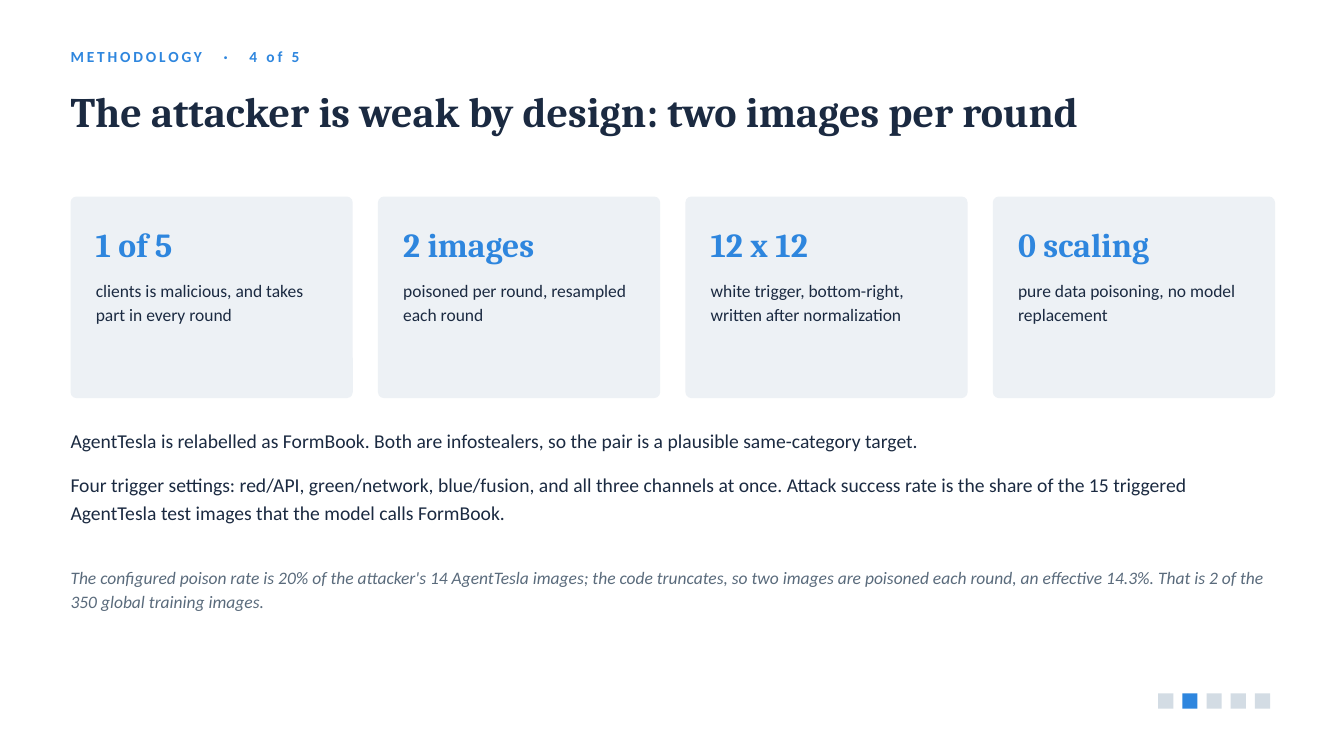
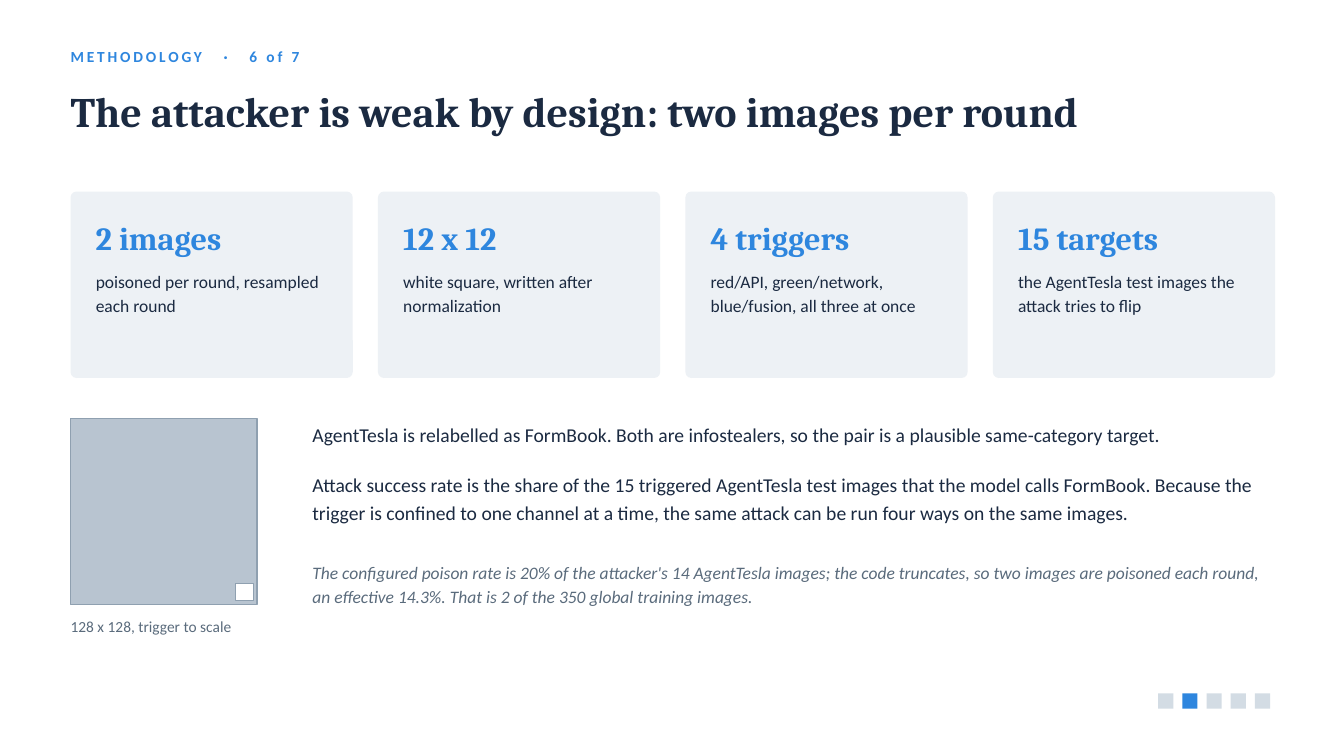
Before and after one commit to jabirmbrok/fl_backdoor_infostealer, a slide deck: slide 10 of slides/iwbis_channel_aware_backdoor.pptx (slide 8 before the commit). Drawn at 1344x756 pixels with LibreOffice and Linux fonts; fonts in the diff are those of the drawing. Boxes give left, top, right and bottom in pixels: in the first picture for what was removed or moved away, otherwise in the second. Text is boxed around its words. In the diff, an @@ line names an element or a change of style, - is before the commit and + after.

```diff
--- a/slides/iwbis_channel_aware_backdoor.pptx
+++ b/slides/iwbis_channel_aware_backdoor.pptx
@@ text at (71, 51, 300, 62): text changed @@
-METHODOLOGY · 4 of 5
+METHODOLOGY · 6 of 7
@@ rounded rectangle: place and size @@
-rounded rectangle at (71, 197, 353, 398)
+rounded rectangle at (71, 192, 353, 378)
@@ rounded rectangle: place and size @@
-rounded rectangle at (378, 197, 660, 398)
+rounded rectangle at (378, 192, 660, 378)
@@ rounded rectangle: place and size @@
-rounded rectangle at (686, 197, 968, 398)
+rounded rectangle at (686, 192, 968, 378)
@@ proportions changed in 4 elements at (71, 192, 353, 378), (378, 192, 660, 378), (686, 192, 968, 378), (993, 192, 1275, 378) @@
@@ rounded rectangle: place and size @@
-rounded rectangle at (993, 197, 1275, 398)
+rounded rectangle at (993, 192, 1275, 378)
@@ text "2 images" at (96, 227, 221, 257): size 24 to 23 pt @@
@@ text "2 images": place and size @@
-text "2 images" at (403, 233, 535, 265)
+text "2 images" at (96, 227, 221, 257)
@@ text removed at (96, 233, 172, 258) @@
-1 of 5
@@ text "12 x 12": place and size @@
-text "12 x 12" at (711, 234, 807, 257)
+text "12 x 12" at (403, 228, 496, 250)
@@ text "12 x 12" at (403, 228, 496, 250): size 24 to 23 pt @@
@@ text added at (711, 227, 849, 257), 23 pt, text #2E86DE, bold @@
+4 triggers
@@ text at (1018, 228, 1159, 257): text changed; size 24 to 23 pt @@
-0 scaling
+15 targets
@@ text at (96, 276, 319, 312): text changed @@
-clients is malicious, and takes part in every round
+poisoned per round, resampled each round
@@ text at (403, 276, 593, 312): text changed @@
-poisoned per round, resampled each round
+white square, written after normalization
@@ text at (711, 276, 915, 314): text changed @@
-white trigger, bottom-right, written after normalization
+red/API, green/network, blue/fusion, all three at once
@@ text at (1018, 276, 1235, 315): text changed @@
-pure data poisoning, no model replacement
+the AgentTesla test images the attack tries to flip
@@ rectangle added at (71, 418, 257, 605), fill #B8C4D0, outline #8FA0B0 1 pt @@
@@ text "AgentTesla is relabelled as FormBook. ...": place and size @@
-text "AgentTesla is relabelled as FormBook. ..." at (71, 434, 918, 452)
+text "AgentTesla is relabelled as FormBook. ..." at (312, 428, 1160, 446)
@@ text "AgentTesla is relabelled as FormBook. ..." at (312, 428, 1160, 446): vertical alignment middle to top @@
@@ text at (312, 478, 1252, 524): text changed @@
-Four trigger settings: red/API, green/network, blue/fusion, and all three channels at once. Attack success rate is the share of the 15 triggered AgentTesla test images that the model calls FormBook.
+Attack success rate is the share of the 15 triggered AgentTesla test images that the model calls FormBook. Because the trigger is confined to one channel at a time, the same attack can be run four ways on the same images.
@@ text "The configured poison rate is ..." rewrapped from (71, 572, 1263, 611) to (312, 567, 1258, 606) @@
@@ rectangle added at (236, 584, 253, 601), fill #FFFFFF, outline #8FA0B0 0.5 pt @@
@@ text added at (71, 621, 231, 635), 11 pt, text #5A6B7C @@
+128 x 128, trigger to scale
```
Also in this commit, not shown: 8 other slides changed, 2 slides added, 6 other files.
